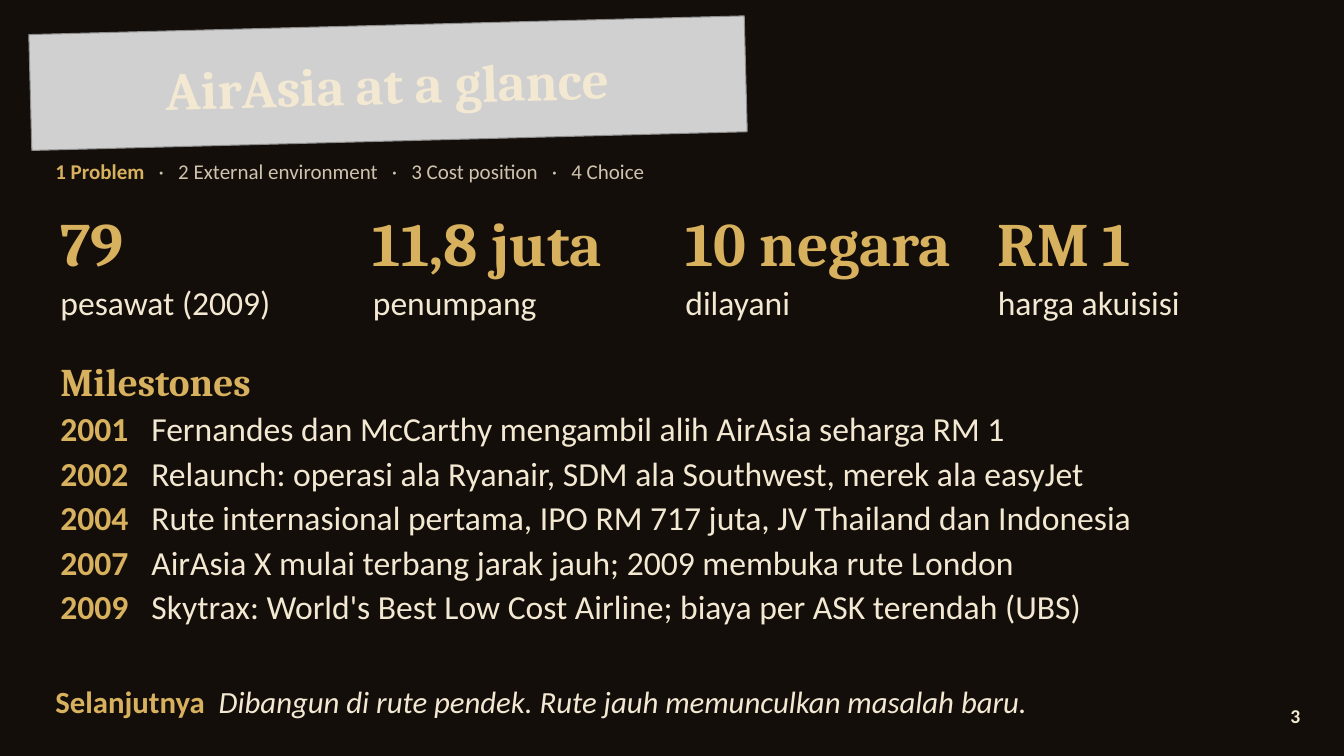
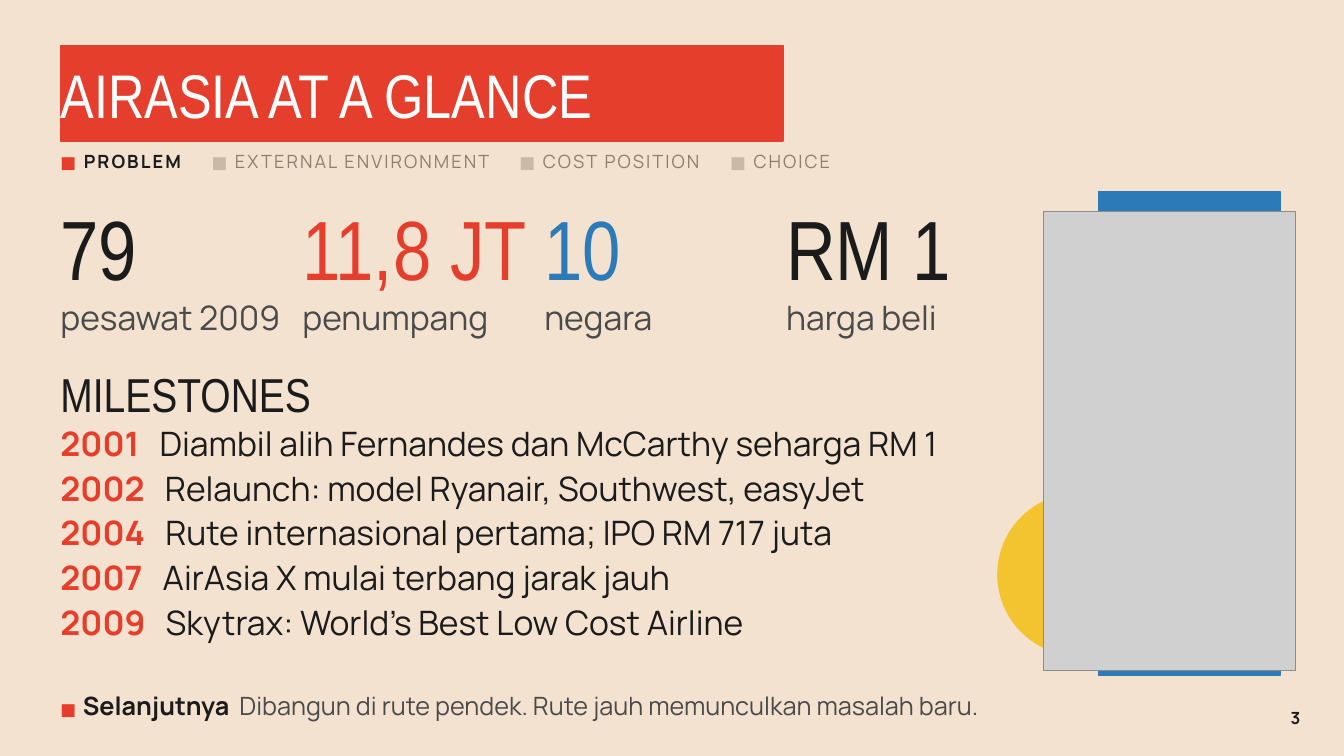
Before and after one commit to aslihabnuri/Dom-Manipulation, a slide deck: slide 3 of strategic-management/airasia-case/SMJKT_Group 3_Aslih_Case AirAsia.pptx. Drawn at 1344x756 pixels with LibreOffice and Linux fonts; fonts in the diff are those of the drawing; grey boxes stand for pictures; background and template pictures are left out. Boxes give left, top, right and bottom in pixels: in the first picture for what was removed or moved away, otherwise in the second. Text is boxed around its words. In the diff, an @@ line names an element or a change of style, - is before the commit and + after.

```diff
--- a/strategic-management/airasia-case/SMJKT_Group 3_Aslih_Case AirAsia.pptx
+++ b/strategic-management/airasia-case/SMJKT_Group 3_Aslih_Case AirAsia.pptx
@@ background picture (left out) to #F3E2CF @@
@@ picture removed at (29, 16, 748, 151) @@
@@ text "AIRASIA AT A GLANCE" at (60, 75, 593, 119): rotation 358 to 0 degrees @@
@@ rectangle added at (60, 45, 783, 141), fill #E63E2C, outline #E63E2C 1 pt @@
@@ text at (60, 75, 593, 119): text changed; size 38 to 44 pt; font Cambria to Arial Narrow; text colour #F3E8D2 to #FFFFFF; bold off @@
-AirAsia at a glance
+AIRASIA AT A GLANCE
@@ text at (84, 154, 831, 169): text changed; size 15 to 13 pt; font Calibri to Manrope; text colour #CFC3AE to #8E7F6E @@
-1 Problem · 2 External environment · 3 Cost position · 4 Choice
+■ PROBLEM ■ EXTERNAL ENVIRONMENT ■ COST POSITION ■ CHOICE
@@ text "79" at (60, 221, 137, 281): size 44 to 60 pt, font Cambria to Arial Narrow, text colour #D8B15E to #1B1B1B, bold off @@
@@ text "RM 1" at (786, 222, 950, 280): size 44 to 60 pt, font Cambria to Arial Narrow, text colour #D8B15E to #1B1B1B, bold off @@
@@ text "RM 1": place and size @@
-text "RM 1" at (998, 225, 1131, 266)
+text "RM 1" at (786, 222, 950, 280)
@@ rectangle added at (1099, 192, 1280, 676), fill #2C7BB8, outline #2C7BB8 1 pt @@
@@ text at (302, 221, 527, 291): text changed; size 44 to 60 pt; font Cambria to Arial Narrow; text colour #D8B15E to #E63E2C; bold off @@
-11,8 juta
+11,8 JT
@@ text at (544, 221, 621, 281): text changed; size 44 to 60 pt; font Cambria to Arial Narrow; text colour #D8B15E to #2C7BB8; bold off @@
-10 negara
+10
@@ picture added at (1044, 212, 1296, 670) @@
@@ text "penumpang": place and size @@
-text "penumpang" at (373, 298, 537, 321)
+text "penumpang" at (302, 311, 488, 339)
@@ text "penumpang" at (302, 311, 488, 339): font Calibri to Manrope, text colour #F3E8D2 to #4A4A4A @@
@@ text removed at (685, 291, 790, 321) @@
-dilayani
@@ text removed at (998, 291, 1180, 321) @@
-harga akuisisi
@@ text at (60, 305, 280, 338): text changed; font Calibri to Manrope; text colour #F3E8D2 to #4A4A4A @@
-pesawat (2009)
+pesawat 2009
@@ text added at (544, 311, 652, 339), 24 pt, text #4A4A4A @@
+negara
@@ text added at (786, 305, 936, 339), 24 pt, text #4A4A4A @@
+harga beli
@@ text at (60, 378, 310, 413): text changed; size 28 to 34 pt; font Cambria to Arial Narrow; text colour #D8B15E to #1B1B1B; bold off @@
-Milestones
+MILESTONES
@@ text at (60, 431, 937, 643): text changed; font Calibri to Manrope; text colour #F3E8D2 to #1B1B1B @@
-2001 Fernandes dan McCarthy mengambil alih AirAsia seharga RM 1
-2002 Relaunch: operasi ala Ryanair, SDM ala Southwest, merek ala easyJet
-2004 Rute internasional pertama, IPO RM 717 juta, JV Thailand dan Indonesia
-2007 AirAsia X mulai terbang jarak jauh; 2009 membuka rute London
-2009 Skytrax: World's Best Low Cost Airline; biaya per ASK terendah (UBS)
+2001 Diambil alih Fernandes dan McCarthy seharga RM 1
+2002 Relaunch: model Ryanair, Southwest, easyJet
+2004 Rute internasional pertama; IPO RM 717 juta
+2007 AirAsia X mulai terbang jarak jauh
+2009 Skytrax: World's Best Low Cost Airline
@@ ellipse added at (998, 494, 1159, 655), fill #F4C430, outline #F4C430 1 pt @@
@@ text at (83, 696, 978, 722): text changed; size 22 to 18 pt; font Calibri to Manrope; text colour #F3E8D2 to #4A4A4A; italic off @@
-Selanjutnya Dibangun di rute pendek. Rute jauh memunculkan masalah baru.
+■ Selanjutnya Dibangun di rute pendek. Rute jauh memunculkan masalah baru.
@@ text "3" at (1291, 712, 1301, 725): size 14 to 12 pt, font Calibri to Manrope, text colour #F3E8D2 to #1B1B1B @@
```
Also in this commit, not shown: 19 other slides changed, 24 other files.
